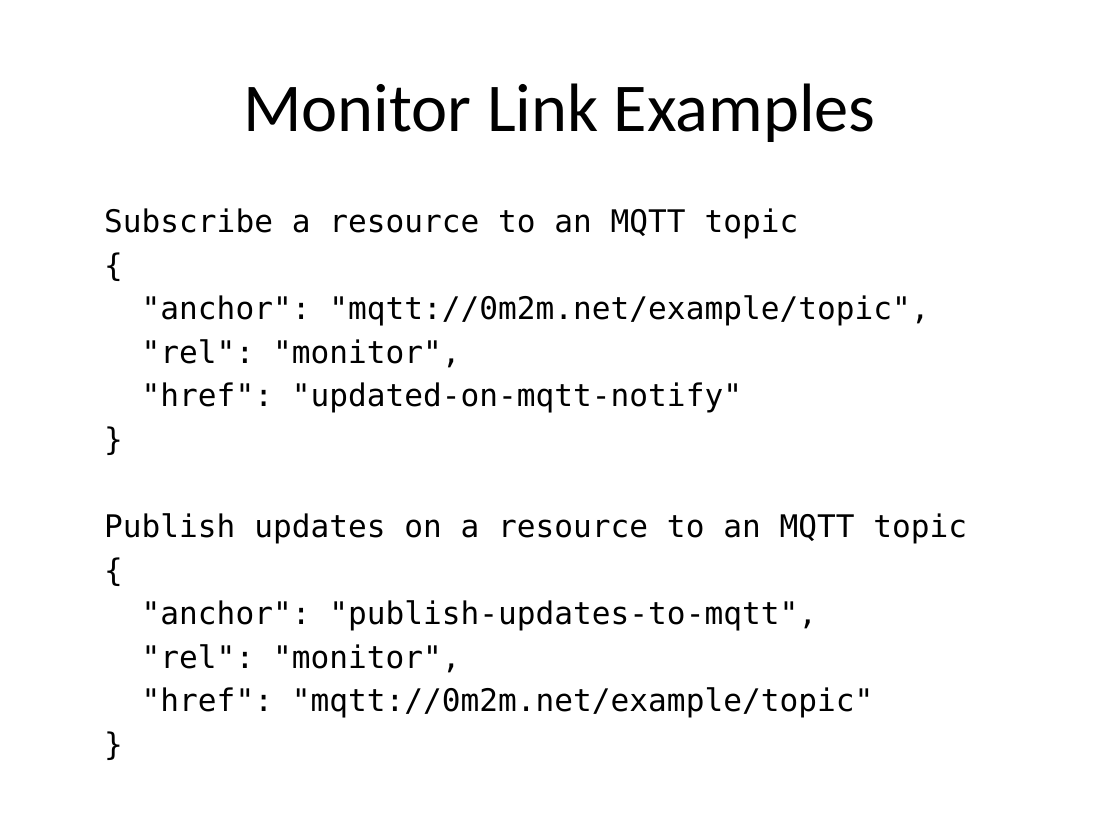
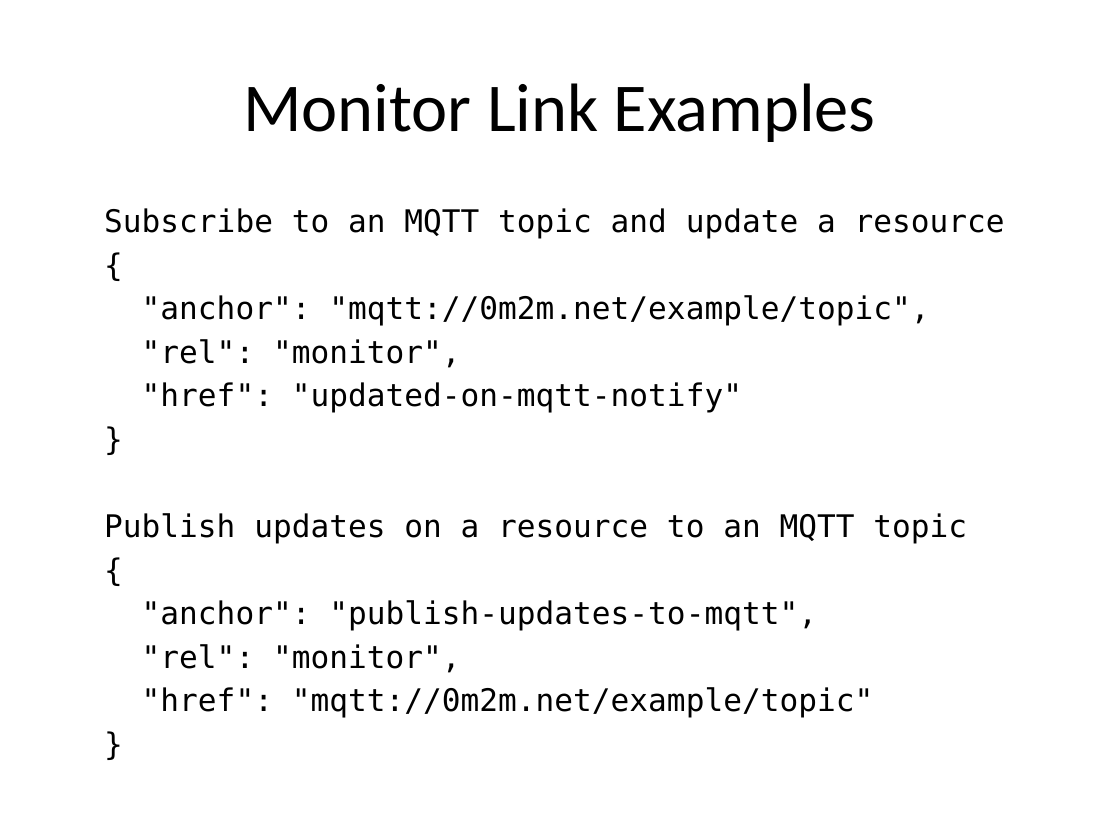
Before and after one commit to connectIOT/iotivity-servient, a slide deck: slide 8 of docs/RESTful Notification.pptx. Drawn at 1120x840 pixels with LibreOffice and Linux fonts; fonts in the diff are those of the drawing. Boxes give left, top, right and bottom in pixels: in the first picture for what was removed or moved away, otherwise in the second. Text is boxed around its words. In the diff, an @@ line names an element or a change of style, - is before the commit and + after.

```diff
--- a/docs/RESTful Notification.pptx
+++ b/docs/RESTful Notification.pptx
@@ text at [104,208,1005,239]: text changed @@
-Subscribe a resource to an MQTT topic
+Subscribe to an MQTT topic and update a resource
```
Also in this commit, not shown: 2 other slides changed, 1 other file.
